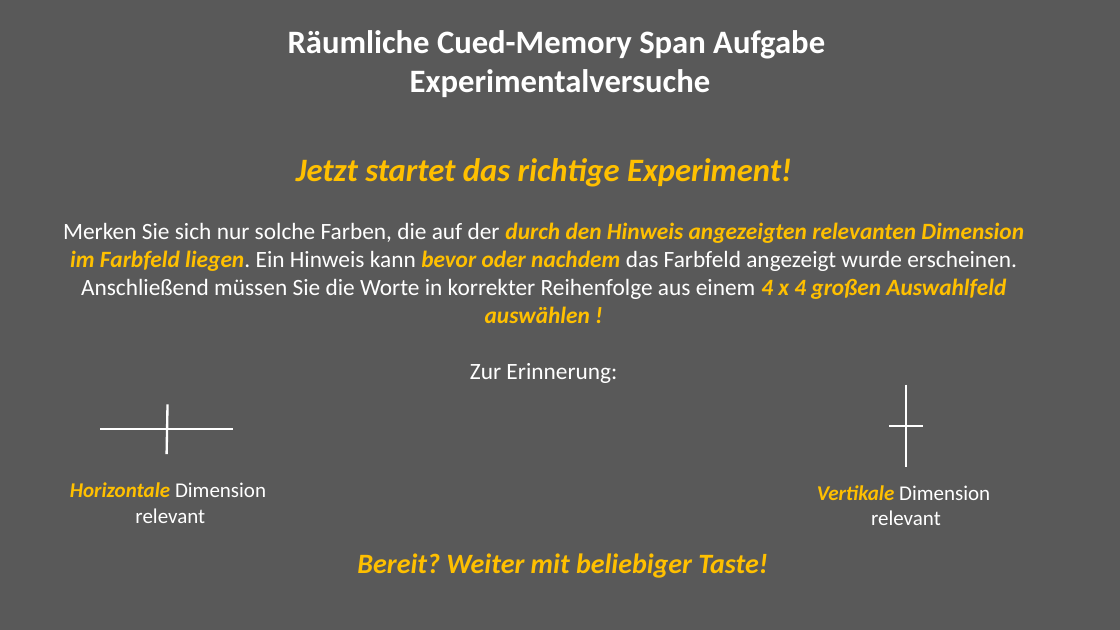
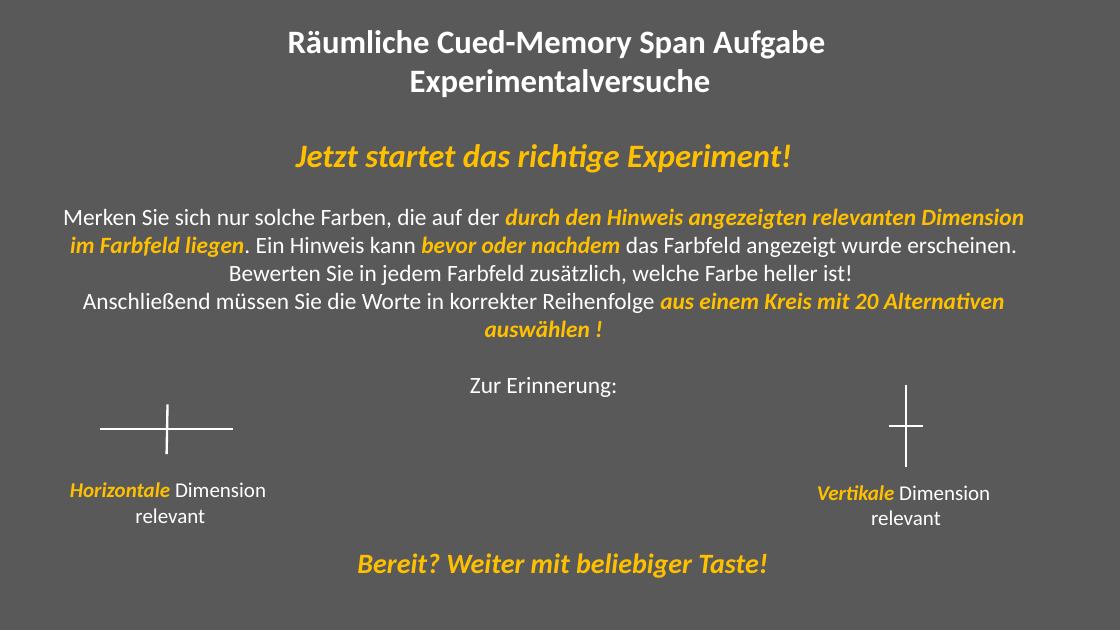
Before and after one commit to jgman86/neurocognitive-psychometrics, a slide deck: slide 14 of M3-ExpSpatial/Instructions/Instructions_spatial.pptx. Drawn at 1120x630 pixels with LibreOffice and Linux fonts; fonts in the diff are those of the drawing. Boxes give left, top, right and bottom in pixels: in the first picture for what was removed or moved away, otherwise in the second. Text is boxed around its words. In the diff, an @@ line names an element or a change of style, - is before the commit and + after.

```diff
--- a/M3-ExpSpatial/Instructions/Instructions_spatial.pptx
+++ b/M3-ExpSpatial/Instructions/Instructions_spatial.pptx
@@ text "Jetzt startet das richtige Experiment!": place and size @@
-text "Jetzt startet das richtige Experiment!" at bbox=[63, 158, 1024, 383]
+text "Jetzt startet das richtige Experiment!" at bbox=[63, 144, 1024, 397]
@@ text at bbox=[63, 208, 1024, 337]: text changed @@
-Merken Sie sich nur solche Farben, die auf der durch den Hinweis angezeigten relevanten Dimension im Farbfeld liegen. Ein Hinweis kann bevor oder nachdem das Farbfeld angezeigt wurde erscheinen.
-Anschließend müssen Sie die Worte in korrekter Reihenfolge aus einem 4 x 4 großen Auswahlfeld auswählen !
+Merken Sie sich nur solche Farben, die auf der durch den Hinweis angezeigten relevanten Dimension im Farbfeld liegen. Ein Hinweis kann bevor oder nachdem das Farbfeld angezeigt wurde erscheinen. Bewerten Sie in jedem Farbfeld zusätzlich, welche Farbe heller ist!
+Anschließend müssen Sie die Worte in korrekter Reihenfolge aus einem Kreis mit 20 Alternativen auswählen !
```
Also in this commit, not shown: 13 other slides changed, 2 slides added, 1 slide removed.
